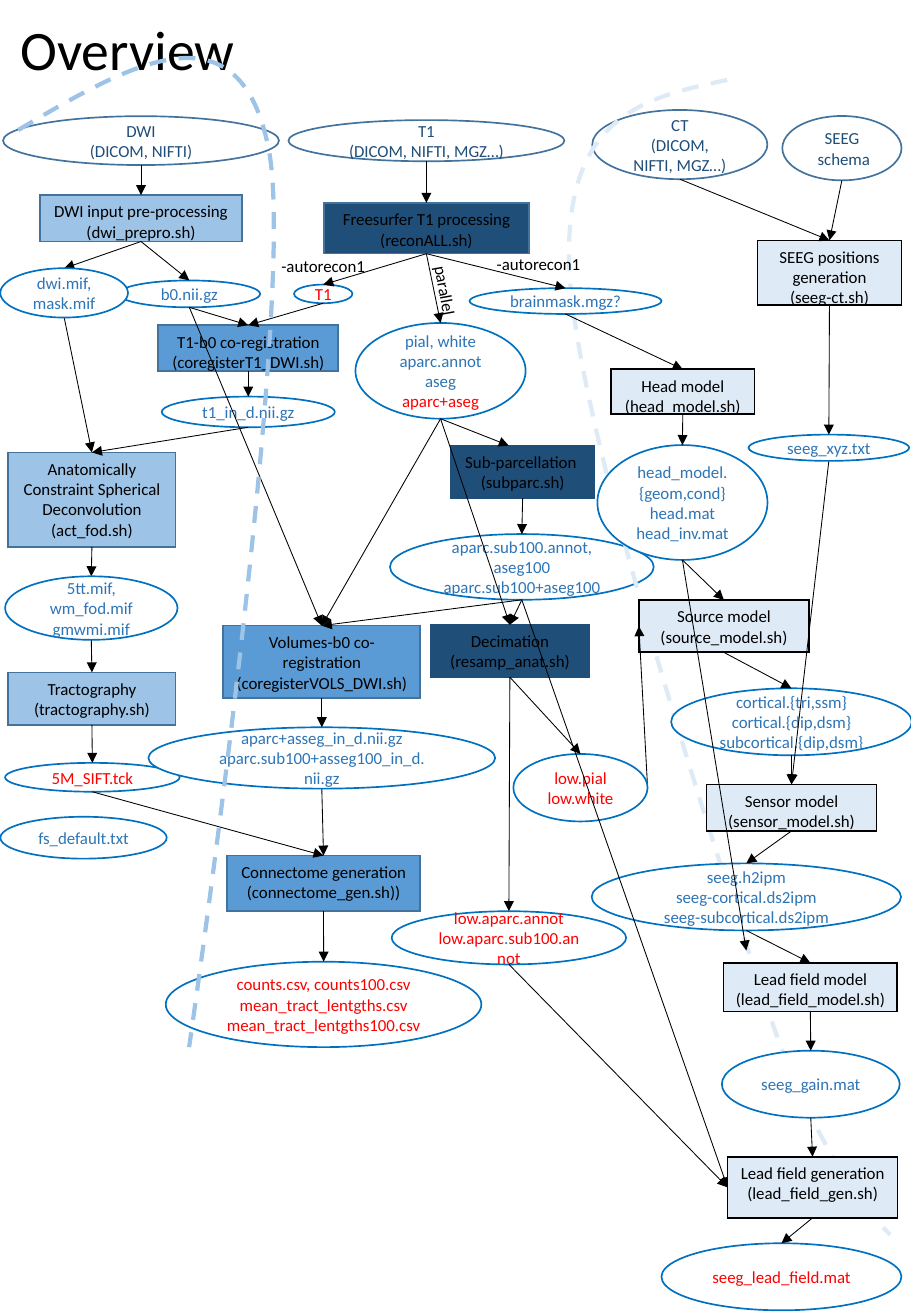
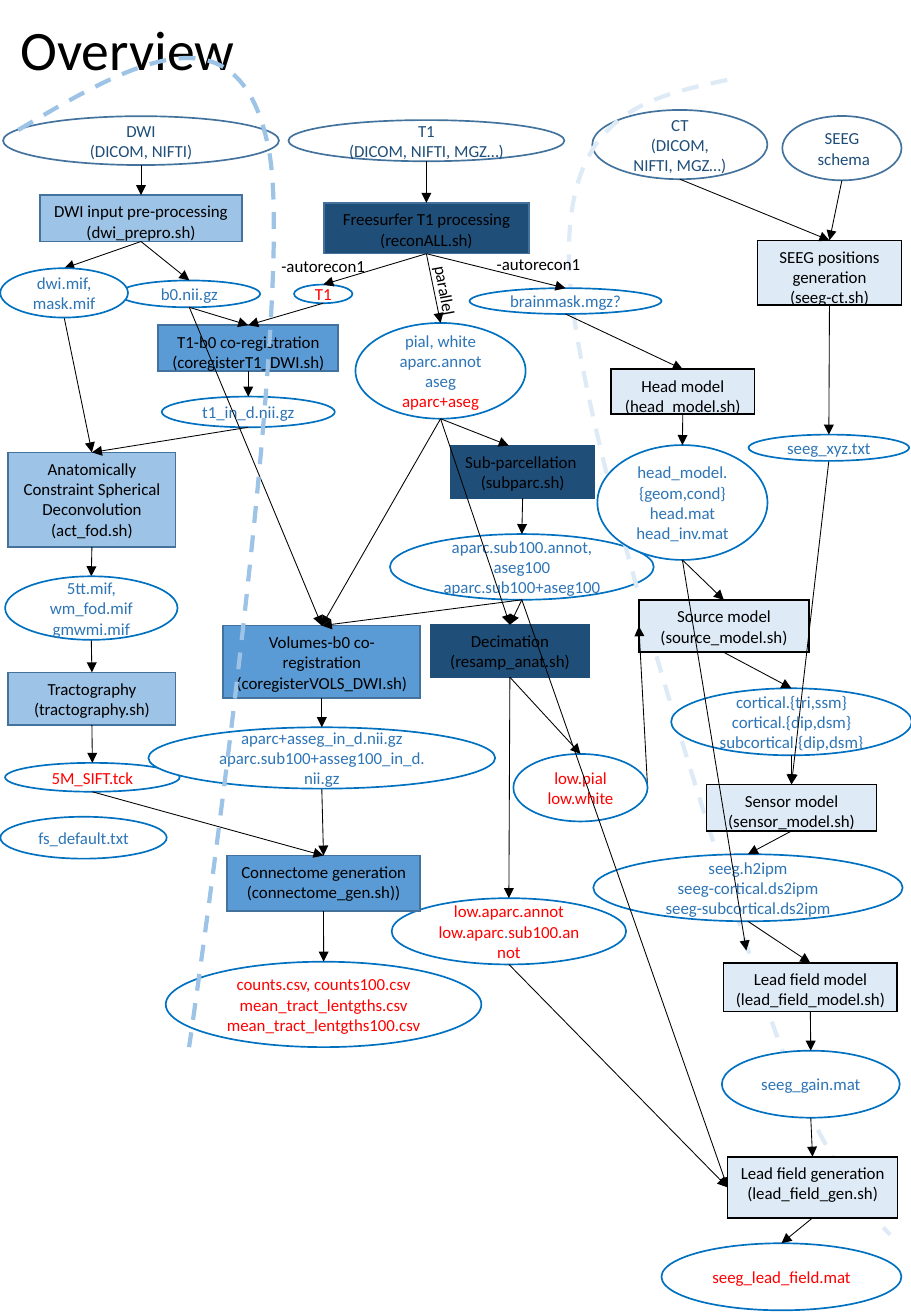
Before and after one commit to sshyran/tvb-recon, a slide deck: slide 1 of docs/overviewDiagram.pptx. Drawn at 911x1316 pixels with LibreOffice and Linux fonts; fonts in the diff are those of the drawing. Boxes give left, top, right and bottom in pixels: in the first picture for what was removed or moved away, otherwise in the second. Text is boxed around its words. In the diff, an @@ line names an element or a change of style, - is before the commit and + after.

```diff
--- a/docs/overviewDiagram.pptx
+++ b/docs/overviewDiagram.pptx
@@ arrow moved from (510, 677) - (509, 911) to (510, 677) - (509, 898) @@
@@ arrow moved from (792, 831) - (746, 864) to (792, 831) - (748, 854) @@
@@ ellipse "seeg.h2ipm": place and size @@
-ellipse "seeg.h2ipm" at (592, 864, 901, 930)
+ellipse "seeg.h2ipm" at (593, 854, 902, 921)
@@ ellipse "low.aparc.annot": place and size @@
-ellipse "low.aparc.annot" at (391, 911, 626, 964)
+ellipse "low.aparc.annot" at (391, 898, 626, 964)
@@ arrow moved from (746, 930) - (810, 963) to (748, 921) - (810, 963) @@
```
Also in this commit, not shown: 10 other files.
